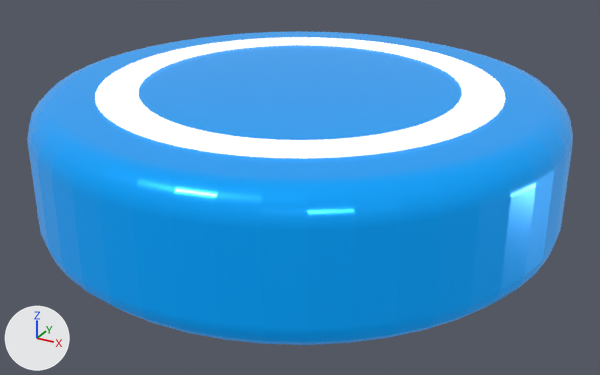
A saved change to the glTF model assets/items/steward.glb.
Rendered twice from a 50 mm lens placed at (6.57, -11.96, 5.29), pointed at (0.12, -0.23, -0.57). The lights are fixed; the arrows at lower left show +X, +Y and +Z. The first picture is the older version.

Objects in the first picture: 'steward'.
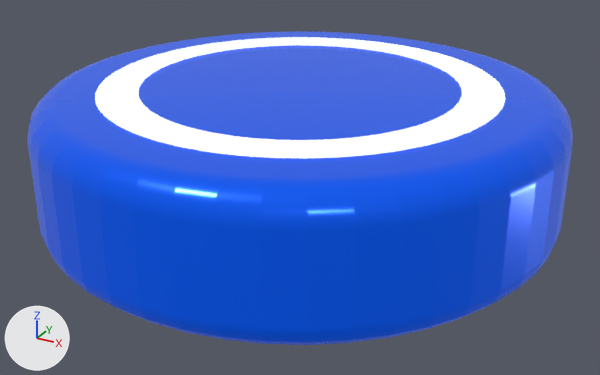
Pixel boxes [x1, y1, x2, y2] of what changed, in the pictures (600 x 375 px):
'steward', recoloured: [27, 31, 573, 345] in both

Patch to the scene script:
```diff
--- a/assets/items/steward.glb.py
+++ b/assets/items/steward.glb.py
@@ mat_fia_blue @@
 mat_fia_blue = principled_material('fia_blue')
-mat_fia_blue.base_color = (0.0, 0.33, 0.9)  # blue #009bf3
+mat_fia_blue.base_color = (0.0, 0.089, 0.787)  # blue #0054e5
 mat_fia_blue.metallic = 0.55
 mat_fia_blue.roughness = 0.22
-mat_fia_blue.emission_color = (0.0, 0.116, 0.315)  # blue #006098
+mat_fia_blue.emission_color = (0.0, 0.0311, 0.276)  # blue #00318f
 mat_fia_blue.emission_strength = 1.0
```
